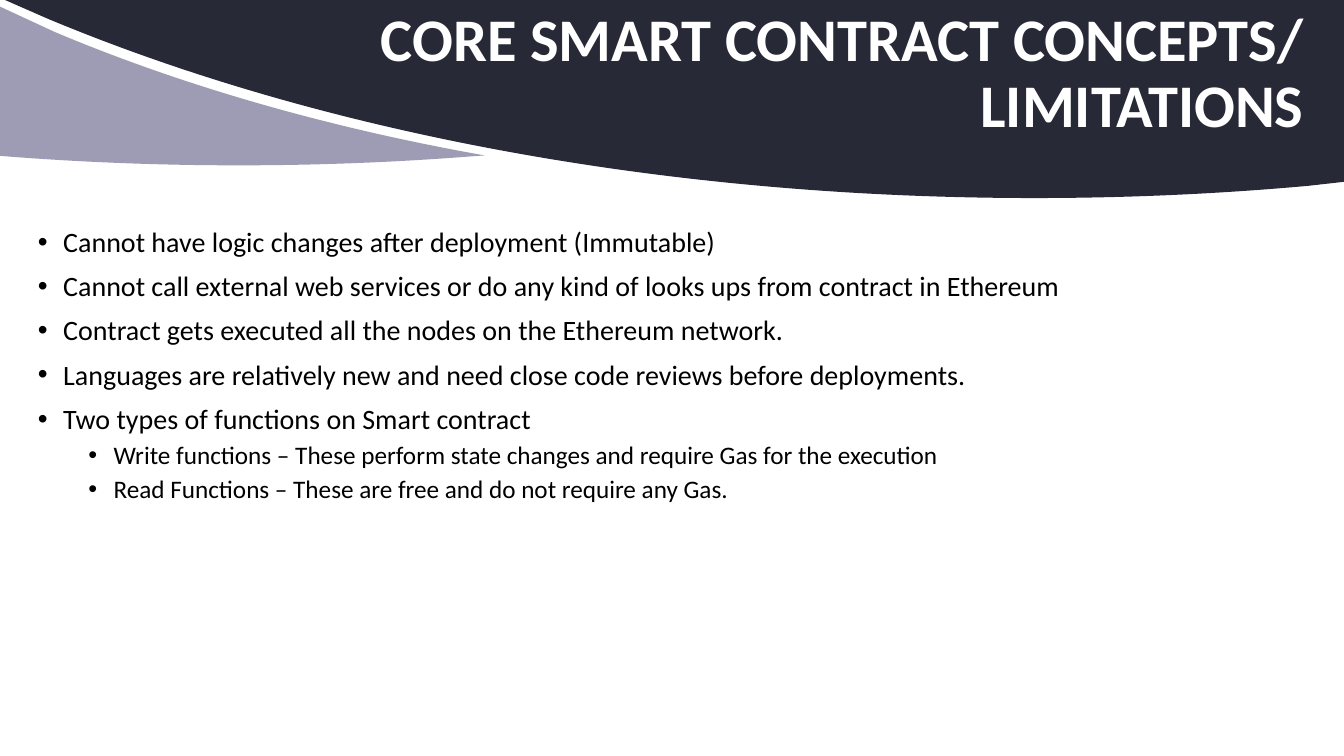
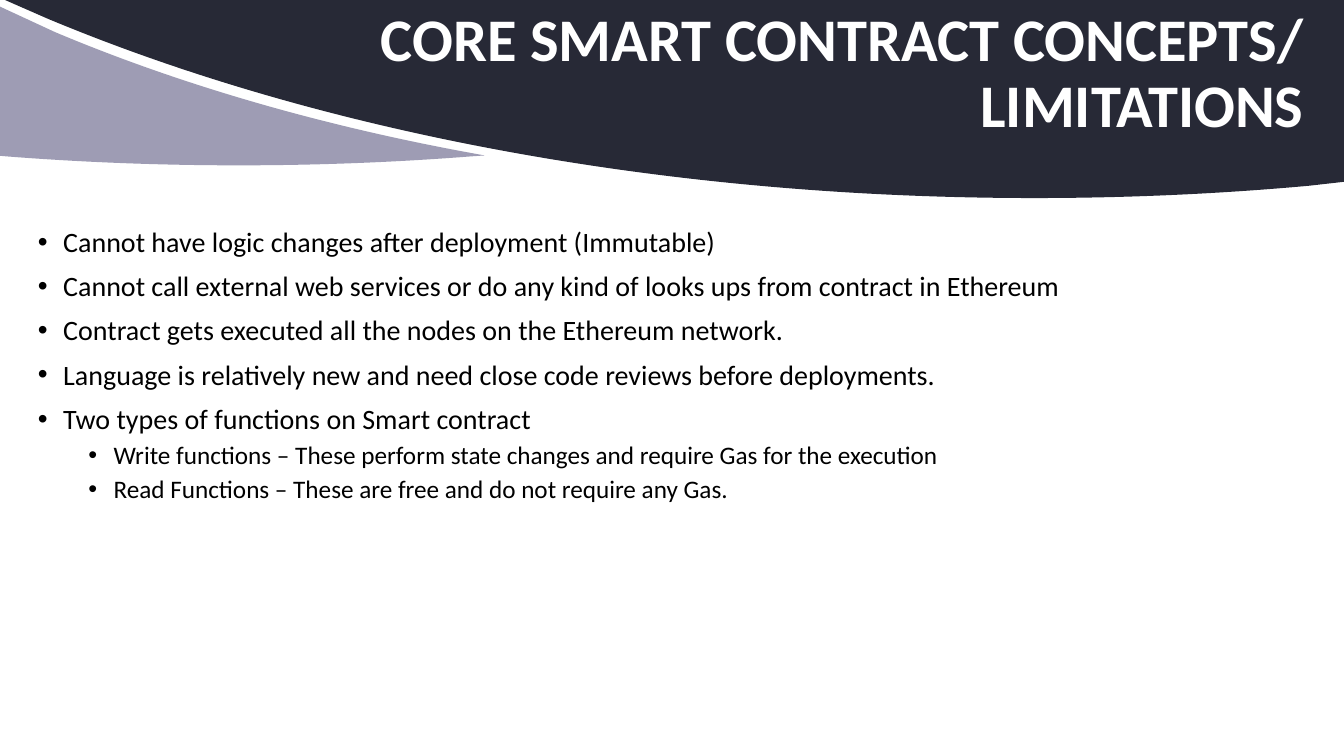
Before and after one commit to aamolgote/codecampnyc2018, a slide deck: slide 8 of PPTX/BAAS.pptx. Drawn at 1344x756 pixels with LibreOffice and Linux fonts; fonts in the diff are those of the drawing; background and template pictures are left out. Boxes give left, top, right and bottom in pixels: in the first picture for what was removed or moved away, otherwise in the second. Text is boxed around its words. In the diff, an @@ line names an element or a change of style, - is before the commit and + after.

```diff
--- a/PPTX/BAAS.pptx
+++ b/PPTX/BAAS.pptx
@@ text at (x1=63, y1=365, x2=934, y2=390): text changed @@
-• Languages are relatively new and need close code reviews before deployments.
+• Language is relatively new and need close code reviews before deployments.
```
Also in this commit, not shown: 6 other slides changed.
